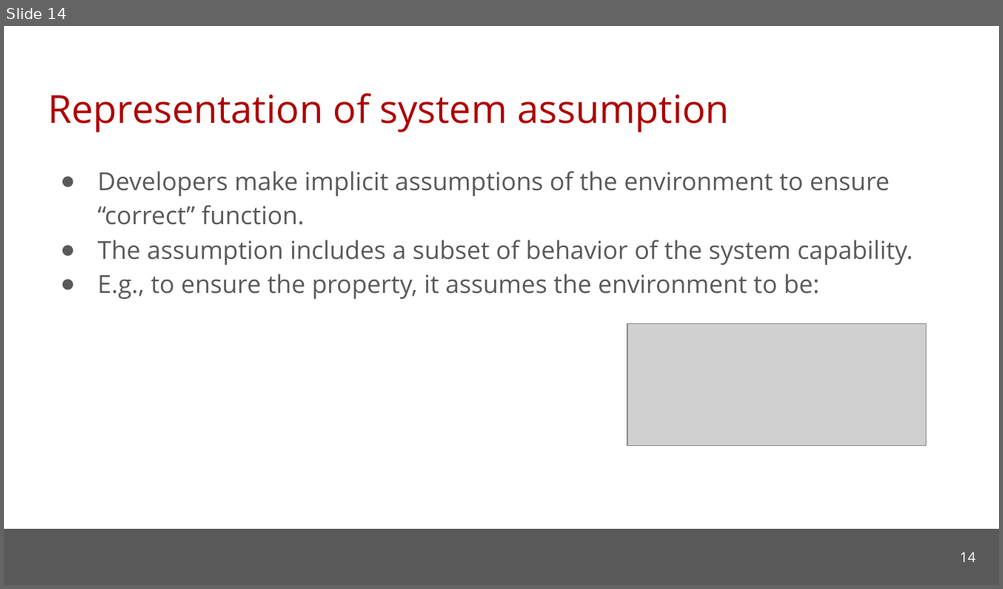
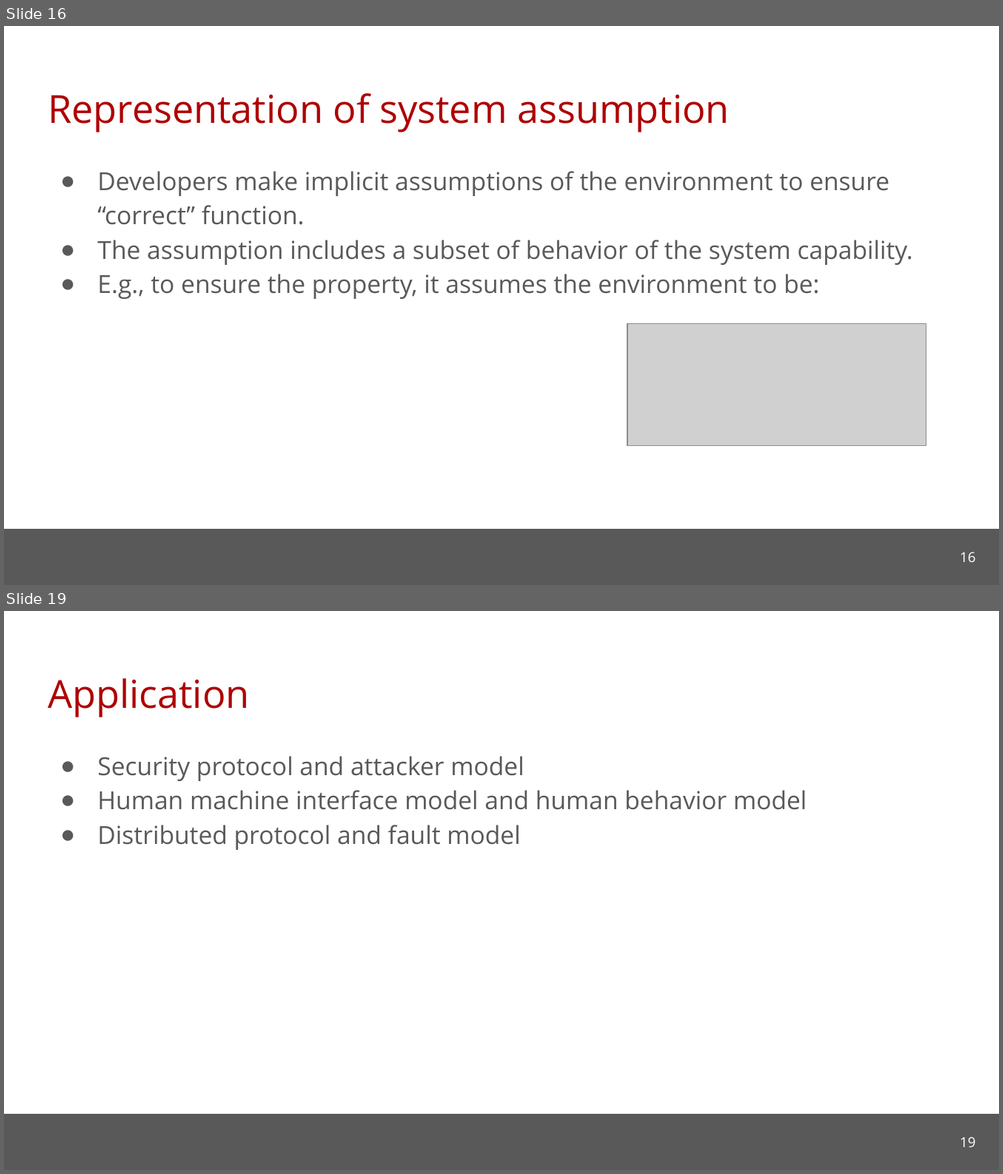
Before and after one commit to cmu-soda/Robustness, a slide deck: Robustness.pptx. Shown one above the other, each under a label of ours: slide 14 before the commit, slides 16 and 19 after it; the slides between them are not shown. The pictures are 1003x589 and 1003x1174 pixels, drawn with LibreOffice and Linux fonts; fonts in the diff are those of the drawing; grey boxes stand for pictures; background and template pictures are left out. Boxes give left, top, right and bottom in pixels: in the first picture for what was removed or moved away, otherwise in the second. Text is boxed around its words. In the diff, an @@ line names an element or a change of style, - is before the commit and + after.

```diff
--- a/Robustness.pptx
+++ b/Robustness.pptx
@@ slide 19 added at bbox=[4, 611, 999, 1170], background #FFFFFF; not listed: 1 template element that a slide beside it also shows @@
@@ title added at bbox=[48, 678, 249, 718], 28 pt, text #AE0000 @@
+Application
@@ text added at bbox=[97, 756, 806, 850], 18 pt, text #595959 @@
+● Security protocol and attacker model
+● Human machine interface model and human behavior model
+● Distributed protocol and fault model
@@ page number added at bbox=[959, 1137, 975, 1147], 10 pt, text #FFFFFF @@
+19
@@ what was slide 14 is now slide 16 @@
@@ page number at bbox=[959, 552, 975, 562]: text changed @@
-14
+16
```
Also in this commit, not shown: 6 slides changed, 2 other slides added, 1 slide removed.
